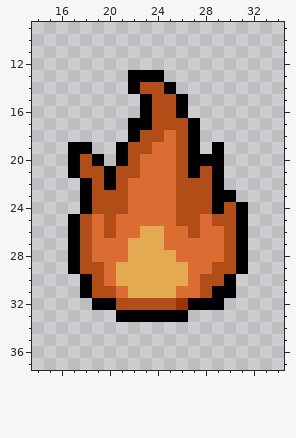
Pixel-art sprite: Assets/Materials/Statuses/Burn.png. That is the earlier state.
The file is 48x48 pixels. Shown: x 14..34, y 9..37.
Now the later version:
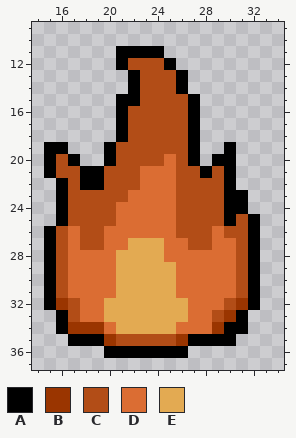
Palette (. is transparent): A #000000  B #9a3500  C #b24d17  D #db6d33  E #e3aa52
From the commit log: Make bleed,burn,stun status icons slightly bigger
The edit:
y 11: x 21..24 .... -> AAAA
y 12: x 21..25 ..... -> ACCCA
y 13: x 23..26 AA.. -> CCCA
y 14: x 25..26 A. -> CA
y 15: x 21..23 ..A -> AAC; x 26..27 A. -> CA
y 16: x 21..23 ..A -> ACC; x 26..27 A. -> CA
y 17: x 21..23 .AA -> ACC
y 18: x 21..22 .A -> AC; x 25 D -> C
y 19: x 15..18 ..AA -> AA..; x 20..21 .A -> AC; x 24..25 DD -> CC; x 29..30 A. -> .A
y 20: x 15..16 .. -> AC; x 18..21 CA.A -> ..AC; x 23..24 DD -> CC; x 28 A -> .; x 30 . -> A
y 21: x 15..20 ..ACCA -> ACCAAC; x 27..30 ACA. -> CACA
y 22: x 16..17 .. -> AC; x 19..20 CA -> AC; x 22 D -> C; x 29..30 A. -> CA
y 23: x 16..18 ..A -> ACC; x 29 A -> C; x 31 . -> A
y 24: x 16..18 ..A -> ACC; x 21 C -> D; x 29..30 AC -> CA
y 25: x 16..17 .A -> AC; x 19 D -> C; x 28 D -> C; x 30..32 CA. -> ACA
y 26: x 15..17 ..A -> ACD; x 19..20 DC -> CD; x 23..24 EE -> DD; x 26 D -> C; x 28 D -> C; x 31..32 A. -> CA
y 27: x 15..17 ..A -> ACD; x 19 D -> C; x 27..28 DD -> CC; x 30..32 CA. -> DCA
y 28: x 15..18 ..AC -> ACDD; x 21 D -> E; x 25 E -> D; x 30..32 CA. -> DCA
y 29: x 15..19 ..ACC -> ACDDD; x 26 E -> D; x 29..32 CCA. -> DDCA
y 30: x 15..19 ...AC -> ACDDD; x 26 E -> D; x 28..32 CCA.. -> DDDCA
y 31: x 15..21 ...ACCD -> ACDDDDE; x 28..32 CAA.. -> DDDCA
y 32: x 15..32 ....AACCCCCBAAA... -> ABCDDEEEEEEEDDDCBA
y 33: x 16..31 .....AAAAAA..... -> ACDDEEEEEEEDDCBA
y 34: x 16..31 ................ -> ABBBDEEEEEDDDBAA
y 35: x 17..30 .............. -> AAABCCCCCBAAAA
y 36: x 20..26 ....... -> AAAAAAA
Pixel boxes of the changes (left, top, right, bottom) in both pictures:
changed: (44, 46, 260, 358)
